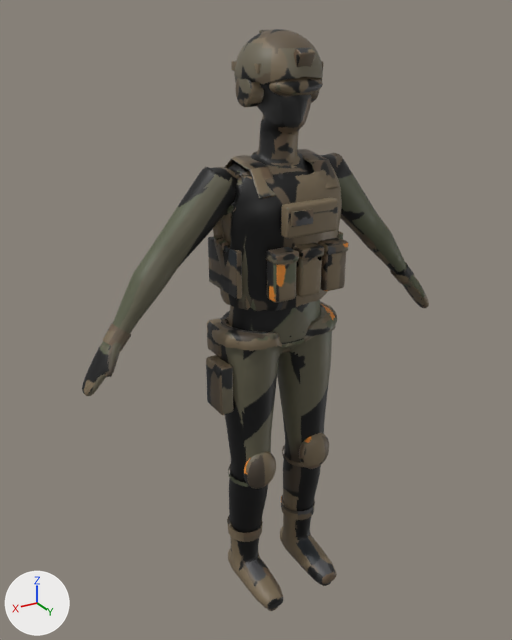
Renders of the FBX model Assets/Exports/OperatorA/SM_OperatorA.fbx from each side of a commit.
One viewpoint serves both versions: a 50 mm lens placed at (1.096, 1.709, 1.836), pointed at (0.035, -0.059, 0.952). The lights are fixed; the arrows at lower left show +X, +Y and +Z. The older version comes first.

The first picture shows 'SM_OperatorA'.
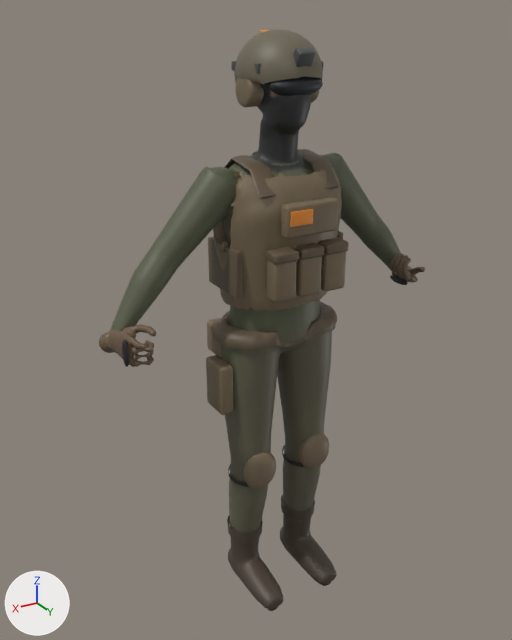
The change, as a list of edits to the scene's bpy script:
```text
Change me_sphere:
    used by ob_sm_operatora; location = (0.0, 0.0, 0.0)
    remove me_sphere.from_pydata(...)  # 23836 vertices, 39747 faces; spans x -0.62..0.62, y -0.23..0.2, z 0.0..1.8
    add me_sphere.from_pydata(...)  # 27741 vertices, 47626 faces; spans x -0.57..0.56, y -0.23..0.2, z 0.0..1.8
    me_sphere part 1: the loose piece of 422 vertices spanning x 0.56..0.59, y -0.03..0.05, z 0.94..0.96 is turned 90 degrees about the x axis through its middle, then moved by (-0.05, 0.09, 0.07)
    me_sphere part 2: a new loose piece, a UV sphere (28 segments, 16 rings, poles along y) spanning x -0.455..-0.437, y 0.014..0.098, z 1.02..1.044, in mat_m_operatora
    me_sphere part 3: 21 vertices moved within x 0.49..0.56, y -0.03..0.04, z 0.99..1.06; 509 vertices removed from x 0.47..0.62, y -0.04..0.06, z 0.88..1.07; 2460 vertices added at x 0.45..0.56, y -0.04..0.15, z 0.98..1.08
    me_sphere part 4: 16 vertices moved within x -0.56..-0.48, y -0.03..0.03, z 0.99..1.03; 508 vertices removed from x -0.62..-0.47, y -0.04..0.06, z 0.88..1.07; 2462 vertices added at x -0.57..-0.43, y -0.05..0.11, z 0.99..1.12
    me_sphere part 5: 36071 kept faces spanning x -0.53..0.53, y -0.23..0.2, z 0.0..1.8 get new texture (UV) coordinates
    other edits to the shape of me_sphere do not show in these pictures
```

What differs and where, as boxes [x1, y1, x2, y2] in the pictures (512 x 640 px; the box of a moved part takes in the faces that stretch with it):
'SM_OperatorA', reshaped (6% narrower)
    before: [82, 29, 429, 611]
    after: [99, 29, 425, 611]
part 1 of me_sphere, moved or reshaped (not visible before)
    after: [122, 339, 129, 367]
part 2 of me_sphere, added
    after: [390, 275, 408, 285]
part 3 of me_sphere, reshaped
    before: [82, 323, 131, 396]
    after: [99, 324, 156, 367]
part 4 of me_sphere, reshaped
    before: [390, 262, 429, 308]
    after: [390, 253, 425, 283]
part 5 of me_sphere, surface changed
    both: [113, 29, 401, 610]
